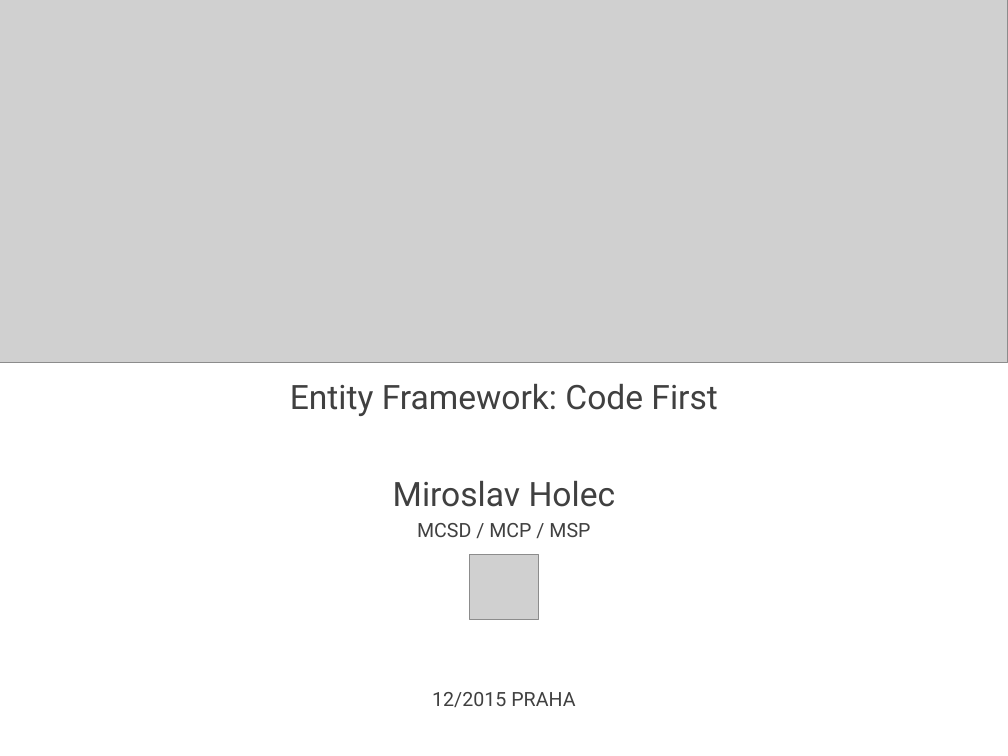
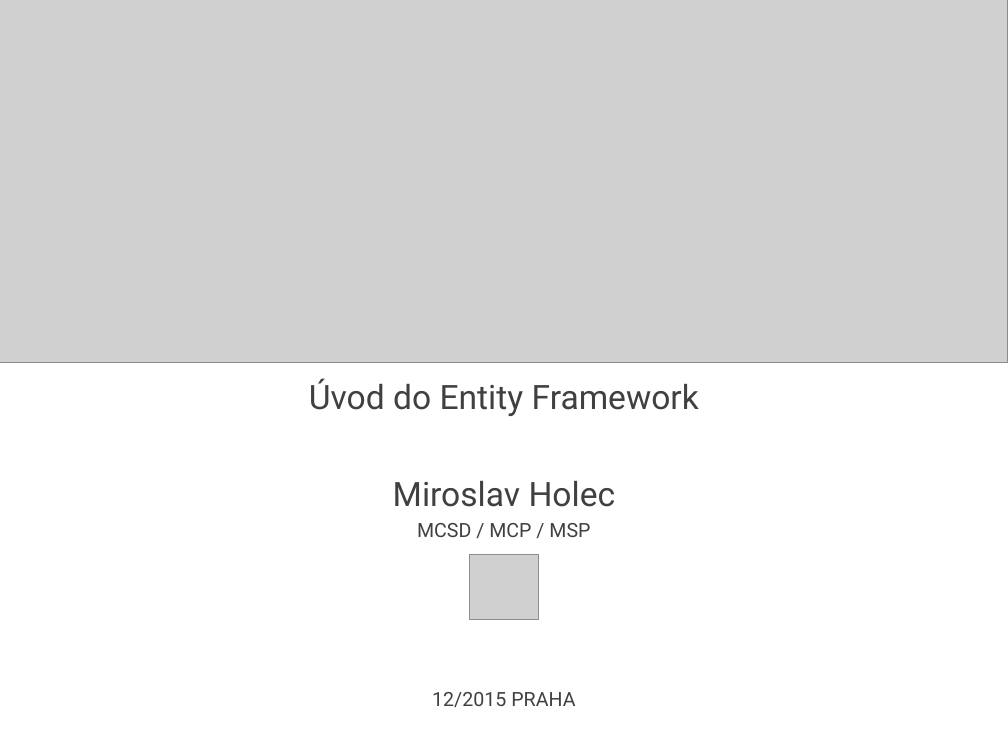
Before and after one commit to mholec/skolenicodefirst, a slide deck: slide 1 of Doc/Prezentace-uvod.pptx. Drawn at 1008x756 pixels with LibreOffice and Linux fonts; fonts in the diff are those of the drawing; grey boxes stand for pictures. Boxes give left, top, right and bottom in pixels: in the first picture for what was removed or moved away, otherwise in the second. Text is boxed around its words. In the diff, an @@ line names an element or a change of style, - is before the commit and + after.

Commit message:
Added presentations and examples for repository pattern

```diff
--- a/Doc/Prezentace-uvod.pptx
+++ b/Doc/Prezentace-uvod.pptx
@@ text at [309, 378, 699, 416]: text changed @@
-Entity Framework: Code First
+Úvod do Entity Framework
```
Also in this commit, not shown: 33 other files.
